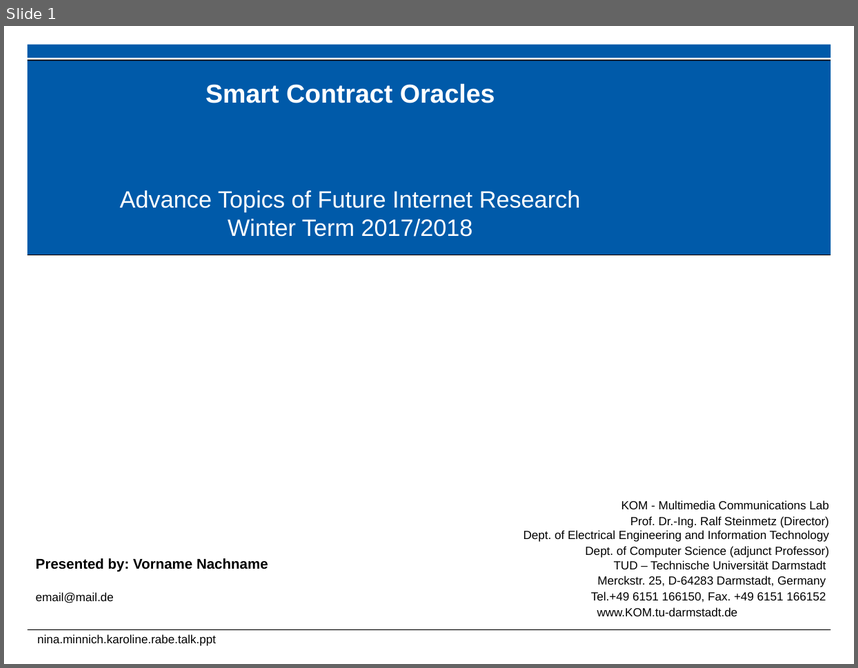
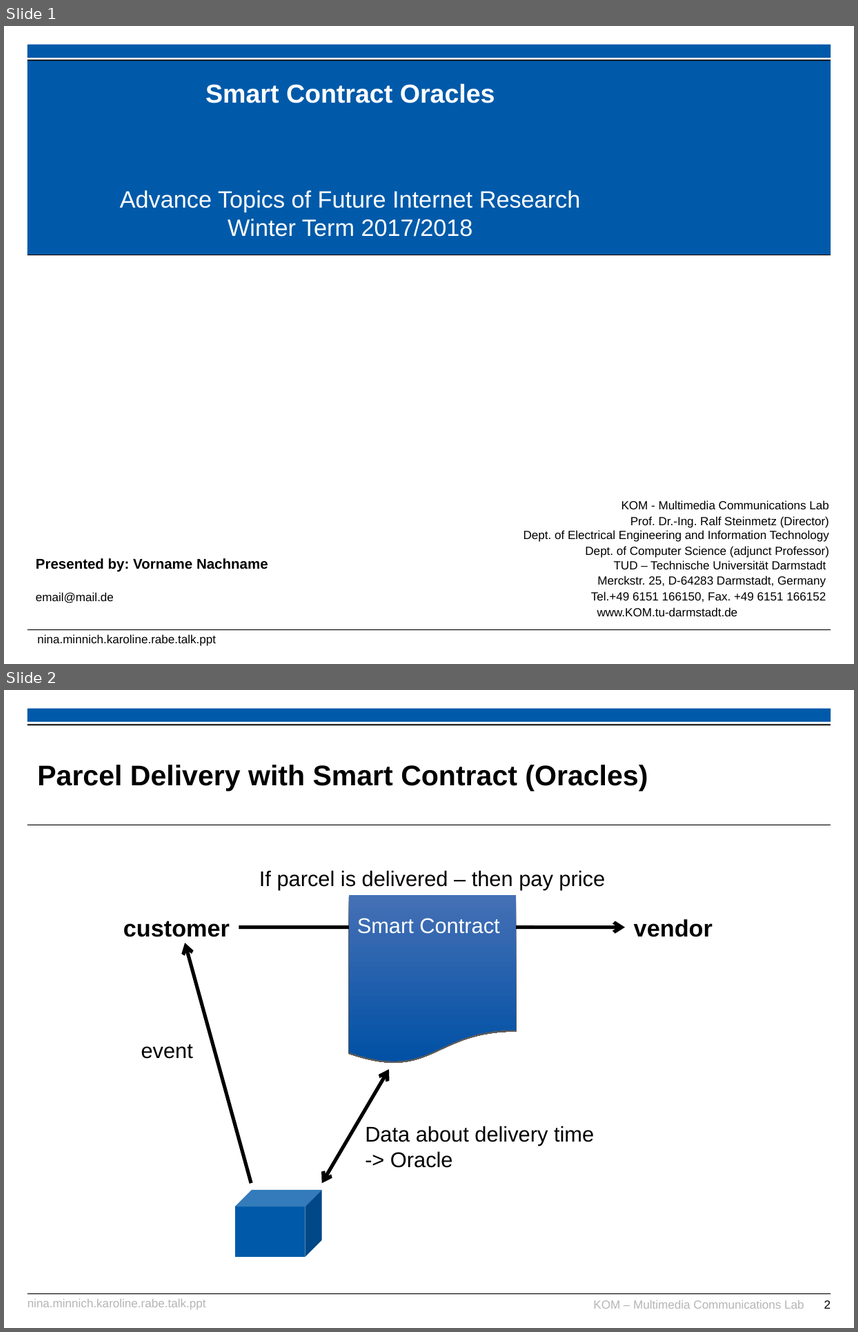
Before and after one commit to karopp/AFTIR, a slide deck: Nina.Minnich.Karoline.Rabe.talk.ppt. Shown one above the other, each under a label of ours: slide 1 before the commit, slides 1 and 2 after it. The pictures are 858x668 and 858x1332 pixels, drawn with LibreOffice and Linux fonts; fonts in the diff are those of the drawing; background and template pictures are left out. Boxes give left, top, right and bottom in pixels: in the first picture for what was removed or moved away, otherwise in the second. Text is boxed around its words. In the diff, an @@ line names an element or a change of style, - is before the commit and + after.

```diff
--- a/Nina.Minnich.Karoline.Rabe.talk.ppt
+++ b/Nina.Minnich.Karoline.Rabe.talk.ppt
@@ slide 2 added at (x1=4, y1=690, x2=854, y2=1328), background #FFFFFF; not listed: 2 template elements that a slide beside it also shows @@
@@ rectangle added at (x1=27, y1=724, x2=831, y2=726), fill #000000 @@
@@ title added at (x1=37, y1=765, x2=648, y2=791), 24 pt, text #000000, bold @@
+Parcel Delivery with Smart Contract (Oracles)
@@ line added from (27, 825) to (831, 825), #000000 0.6 pt @@
@@ text added at (x1=259, y1=870, x2=605, y2=889), 18 pt, text #000000 @@
+If parcel is delivered – then pay price
@@ flow chart document added at (x1=349, y1=895, x2=517, y2=1063), fill gradient #4570B5 to #0050A5 @@
@@ text added at (x1=123, y1=920, x2=230, y2=937), 20 pt, text #000000, bold @@
+customer
@@ arrow added from (239, 927) to (624, 927), #000000 3 pt @@
@@ text added at (x1=357, y1=918, x2=499, y2=934), 18 pt, text #FFFFFF @@
+Smart Contract
@@ text added at (x1=634, y1=919, x2=713, y2=937), 20 pt, text #000000, bold @@
+vendor
@@ arrow added from (252, 1183) to (185, 943), #000000 3 pt @@
@@ text added at (x1=141, y1=1044, x2=193, y2=1058), 18 pt, text #000000 @@
+event
@@ double arrow added from (389, 1069) to (322, 1183), #000000 3 pt @@
@@ text added at (x1=365, y1=1125, x2=594, y2=1167), 18 pt, text #000000 @@
+Data about delivery time
+-> Oracle
@@ cube added at (x1=235, y1=1190, x2=322, y2=1257), fill #005AA9 @@
@@ text added at (x1=27, y1=1299, x2=206, y2=1310), 10 pt, text #B5B5B5 @@
+nina.minnich.karoline.rabe.talk.ppt
@@ text added at (x1=593, y1=1300, x2=804, y2=1308), 10 pt, text #B5B5B5 @@
+KOM – Multimedia Communications Lab
@@ page number added at (x1=824, y1=1300, x2=831, y2=1308), 10 pt, text #000000 @@
+2
```
Also in this commit, not shown: 4 slides changed, 1 other slide added.
